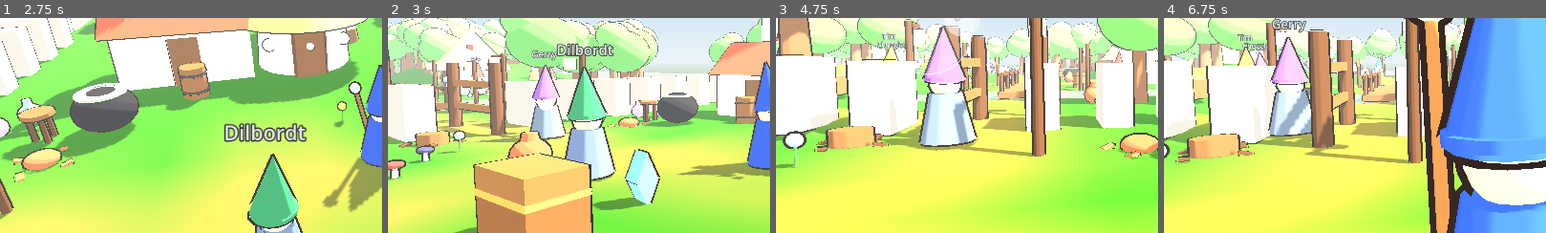
Above: before the commit, frames 1-4 (left to right).
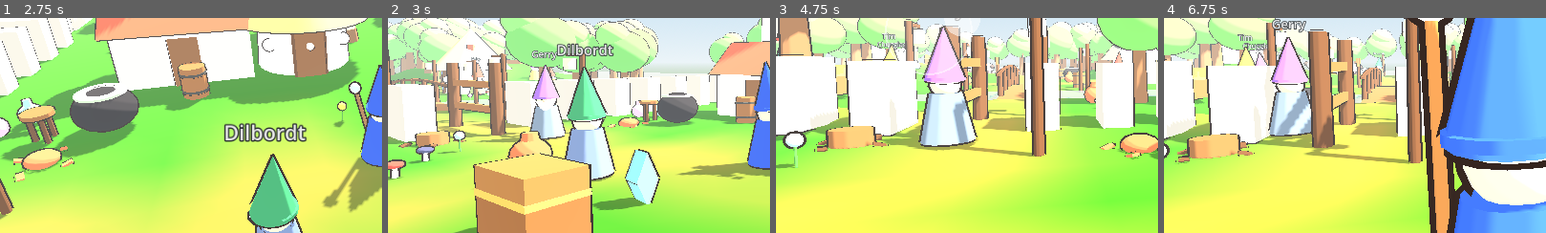
Above: after the commit, the same moments.

Repository: legendsofgnome/Qaxlok
Game: Godot game, scene res://scenes/main.tscn
The game is run twice, just before and just after one commit, with the same random seed, the same clock (stepped at 60 frames per second) and the same inputs.
Inputs (mouse positions are % of the whole screen's width and height, from its top left):
- Up to frame 1 (2.75 s): tap Enter at 0.5 s; move the mouse to (72, 45) at 0.52 s; hold D (move_right) 0.53-1.25 s; tap Space (act) at 0.6, 2.3 s; click (72, 45) at 0.67 s; drag from (30, 55) to (45, 70) at 1.27 s; move the mouse to (60, 28) at 2.02 s; hold D (move_right) from 2.03 s (still down); hold Q (cam_left) from 2.03 s (still down)
- Up to frame 2 (3 s): release D (move_right) at 2.75 s; release Q (cam_left) at 2.75 s; drag from (45, 70) to (20, 35) at 2.77 s
- Up to frame 3 (4.75 s): tap A (move_left) at 3.5 s; move the mouse to (80, 65) at 3.52 s; hold A (move_left) 3.53-4.25 s; tap Enter at 3.6 s; tap Space (act) at 3.8 s; drag from (20, 35) to (35, 25) at 4.27 s
- Up to frame 4 (6.75 s): move the mouse to (55, 50) at 5.02 s; hold S (move_back) 5.03-5.75 s; tap Space (act) at 5.1 s; click (55, 50) at 5.17 s; drag from (35, 25) to (30, 55) at 5.77 s; move the mouse to (72, 45) at 6.52 s; hold W (move_forward) from 6.53 s (still down); hold E (cam_right) from 6.53 s (still down)
The pictures show only the part of the screen within x 0-50%, y 32-82%; the shares and areas given below are measured in that part.

Frame 1 is identical in both runs. In frame 2, 0.4% of the frame differs, in the area x 1-16%, y 28-44%; in frame 3, 0.8%, in the area x 55-65%, y 21-39%; in frame 4, 0.7%.

Commit message:
Bridge and pier decks meet the ground at their ends; Qaxlok steps up small ledges
Co-Authored-By: Claude Opus 5.5 <noreply@anthropic.com>
Claude-Session: https://claude.ai/code/session_01NGx2ucs1FCiTdiVbcpWf3y

Diff:
--- a/scripts/player.gd
+++ b/scripts/player.gd
@@ -52,7 +52,14 @@
 		velocity.y = -0.5
 	else:
 		velocity.y -= 18.0 * delta
+	var before := global_position
 	move_and_slide()
+	# step up small ledges (a deck edge, a kerb): Godot's character body doesn't do this by itself
+	if moving and is_on_wall() and (global_position - before).length() < SPEED * delta * 0.5:
+		var hop := Vector3(0, 0.32, 0)
+		var push := Vector3(v.x, 0, v.z) * delta * 2.0
+		if not test_move(global_transform.translated(hop), push):
+			global_position += hop + push
 	if global_position.y < -3.0:
 		global_position = world.spawn + Vector3(0, 1, 0)
 	if moving:
--- a/scripts/world.gd
+++ b/scripts/world.gd
@@ -197,13 +197,11 @@
 			"gate":
 				_place(Props.gate(), o)
 			"bridge":
-				var b := _place(Props.bridge(), o)
-				b.position.y = 0.0
-				walk_rects.append([b.transform, 2.2, 0.65])
+				var b := _walkway(o, Vector3.RIGHT, 2.2, 0.65, 0.18, true)
+				walk_rects.append([b.transform, 2.6, 0.65])
 			"pier":
-				var p := _place(Props.pier(), o)
-				p.position.y = 0.0
-				walk_rects.append([p.transform, 0.62, 1.6])
+				var p := _walkway(o, Vector3.BACK, 1.6, 0.62, 0.0, false)
+				walk_rects.append([p.transform, 0.62, 2.0])
 			"lantern":
 				_place(Props.lantern(), o)
 			"stump":
@@ -288,6 +286,69 @@
 	_multimesh_trees(trees, false)
 	_multimesh_trees(apple_trees, true)
 
+## A bridge or pier whose deck meets the ground exactly at its ends (so there is no lip to trip on),
+## with a gentle arch over the water. `axis` is the walking direction in the object's own space.
+func _walkway(o: Dictionary, axis: Vector3, half_len: float, half_w: float, arch: float, both_ends: bool) -> Node3D:
+	var n := Node3D.new()
+	var x0 := float(o["x"])
+	var z0 := float(o["z"])
+	n.position = Vector3(x0, 0, z0)
+	n.rotation.y = float(o.get("r", 0)) * PI / 4.0
+	add_child(n)
+	var side := axis.cross(Vector3.UP).normalized()
+	var ext := half_len + 0.45                    # run a little way onto the banks
+	var w := func(t: float) -> Vector3: return n.transform * (axis * t)
+	var ga := height_at(w.call(-ext).x, w.call(-ext).z)
+	var gb := height_at(w.call(ext).x, w.call(ext).z) if both_ends else ga
+	var top := maxf(maxf(ga, gb), WATER_SURF + 0.12)
+	var N := 12
+	var st := SurfaceTool.new()
+	st.begin(Mesh.PRIMITIVE_TRIANGLES)
+	var pts := []
+	for i in N + 1:
+		var u := float(i) / N
+		var t := lerpf(-ext, ext, u)
+		var base := lerpf(ga - 0.03, gb - 0.03, u)
+		var y := maxf(base, top) + arch * sin(u * PI) if both_ends else lerpf(ga - 0.03, top, minf(u * 4.0, 1.0))
+		pts.append(axis * t + Vector3(0, y, 0))
+	for i in N:
+		var a0: Vector3 = pts[i] - side * half_w
+		var a1: Vector3 = pts[i] + side * half_w
+		var b0: Vector3 = pts[i + 1] - side * half_w
+		var b1: Vector3 = pts[i + 1] + side * half_w
+		for v in [a0, b0, b1, a0, b1, a1]:
+			st.add_vertex(v)
+		# a little thickness under the deck, so it doesn't look paper thin
+		var d := Vector3(0, -0.12, 0)
+		for v in [a0 + d, a1 + d, b1 + d, a0 + d, b1 + d, b0 + d]:
+			st.add_vertex(v)
+	st.generate_normals()
+	var mesh := st.commit()
+	var mi := MeshInstance3D.new()
+	mi.mesh = mesh
+	mi.material_override = Toon.mat(Toon.hex(Props.WOOD))
+	n.add_child(mi)
+	var body := StaticBody3D.new()
+	var cs := CollisionShape3D.new()
+	cs.shape = mesh.create_trimesh_shape()
+	body.add_child(cs)
+	n.add_child(body)
+	# rails and posts (bridge) or posts (pier)
+	for i in range(1, N, 2):
+		var p: Vector3 = pts[i]
+		for sgn in [-1.0, 1.0]:
+			var post := Props.mi(n, Props.cyl(0.04, 0.05, 0.6 if both_ends else 1.0, 6), Props.DARKWOOD, p + side * (half_w - 0.05) * sgn + Vector3(0, 0.25 if both_ends else -0.3, 0))
+			post.name = "Post"
+	if both_ends:
+		for sgn in [-1.0, 1.0]:
+			for i in N:
+				var q0: Vector3 = pts[i] + side * (half_w - 0.05) * sgn + Vector3(0, 0.55, 0)
+				var q1: Vector3 = pts[i + 1] + side * (half_w - 0.05) * sgn + Vector3(0, 0.55, 0)
+				var rail := Props.mi(n, Props.box(0.06, 0.06, q0.distance_to(q1) + 0.02), Props.DARKWOOD, (q0 + q1) * 0.5)
+				rail.look_at_from_position(rail.position, q1, Vector3.UP)
+				rail.position = (q0 + q1) * 0.5
+	return n
+
 func _tree_xf(o: Dictionary) -> Transform3D:
 	var x := float(o["x"])
 	var z := float(o["z"])
